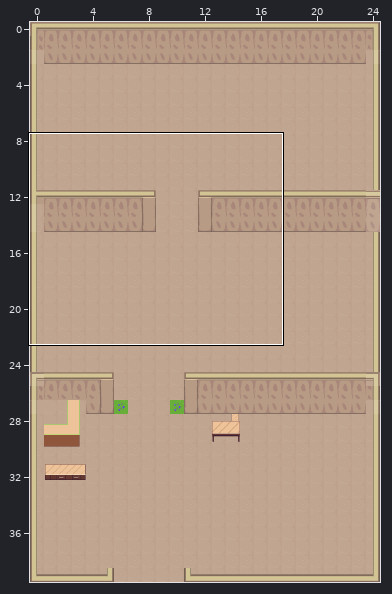
Tiled map: assets/tilemaps/UgcStore.tmx. The first picture is a wide view before the edit; the outline marks the close-up.
Close-up. The starting point:
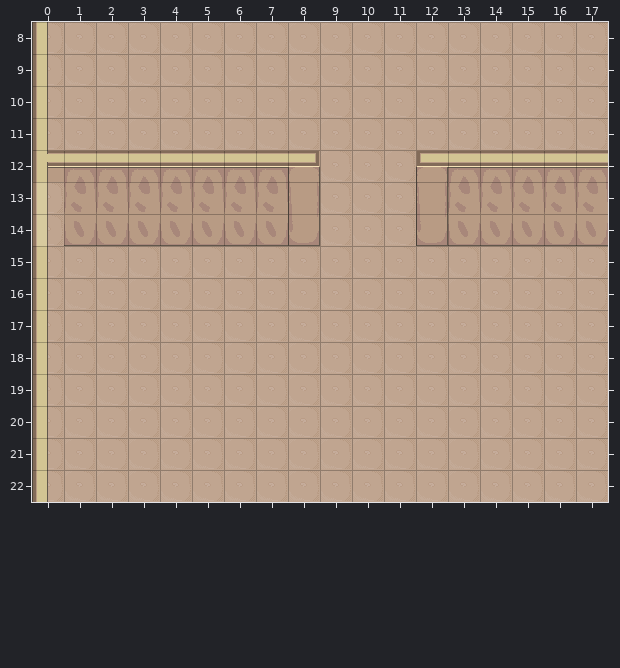
Cells are 32x32 px. Shown: x 0..17, y 8..22. The commit also changed other parts of the map, which this record leaves out. Tiles whose own drawing changed are shown in their newer look in all pictures.
Once edited:
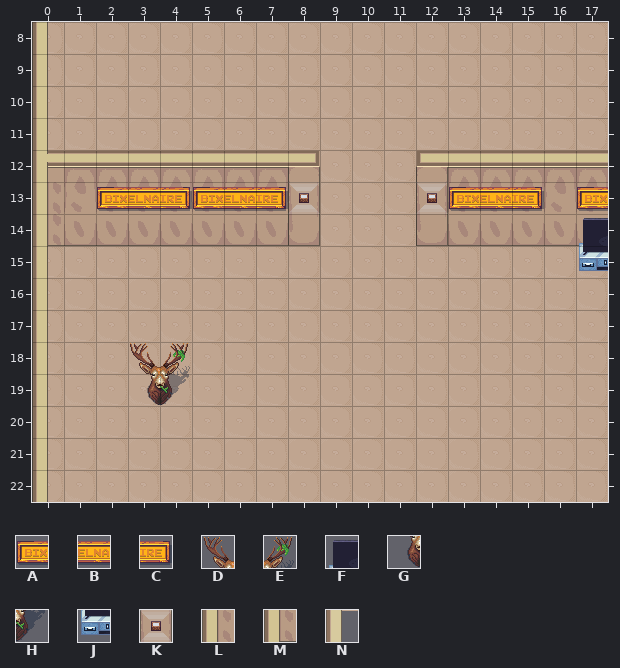
Key: from "UGCs": A 1089, B 1090, C 1091, D 1092, E 1093, F 1122, G 1125, H 1126, J 1155, K 1159; from "blode": L 251, M 253, N 284.
_ is an empty cell, . an unchanged one.
Tiles of an added or newly shown layer are drawn over the layers below it.
See-through tiles are keyed as they look on the map.
What changed:
--- layer "World"
@@ x 0..0 @@
-13 N
-14 N
+13 L
+14 M
--- layer "World2" (added)
@@ x 8..17 @@
-13 _..._.....
-14 ........._
-15 ........._
+13 K...K.....
+14 .........F
+15 .........J
@@ x 3..4 @@
-18 __
-19 __
+18 DE
+19 GH
--- layer "Above Player"
@@ x 2..17 @@
-13 ______.....___._
+13 ABCABC.....ABC.A
Pixel boxes of the changes (left, top, right, bottom) in both close-ups:
changed: (32, 182, 64, 246)
added: (97, 182, 320, 214)
added: (416, 182, 544, 214)
added: (577, 187, 608, 271)
added: (130, 343, 190, 405)
